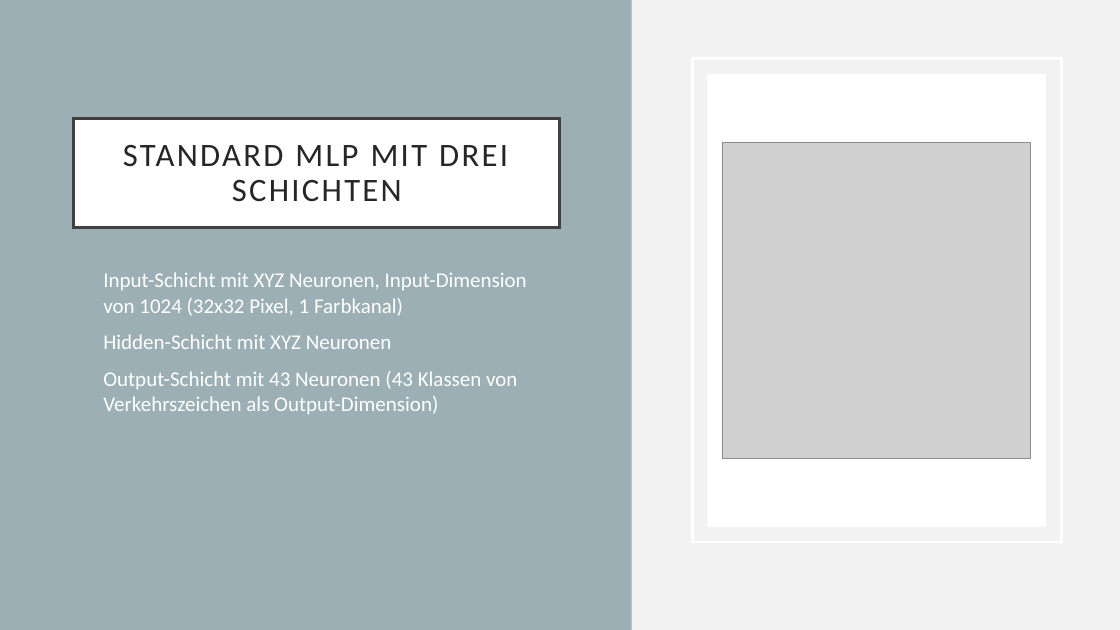
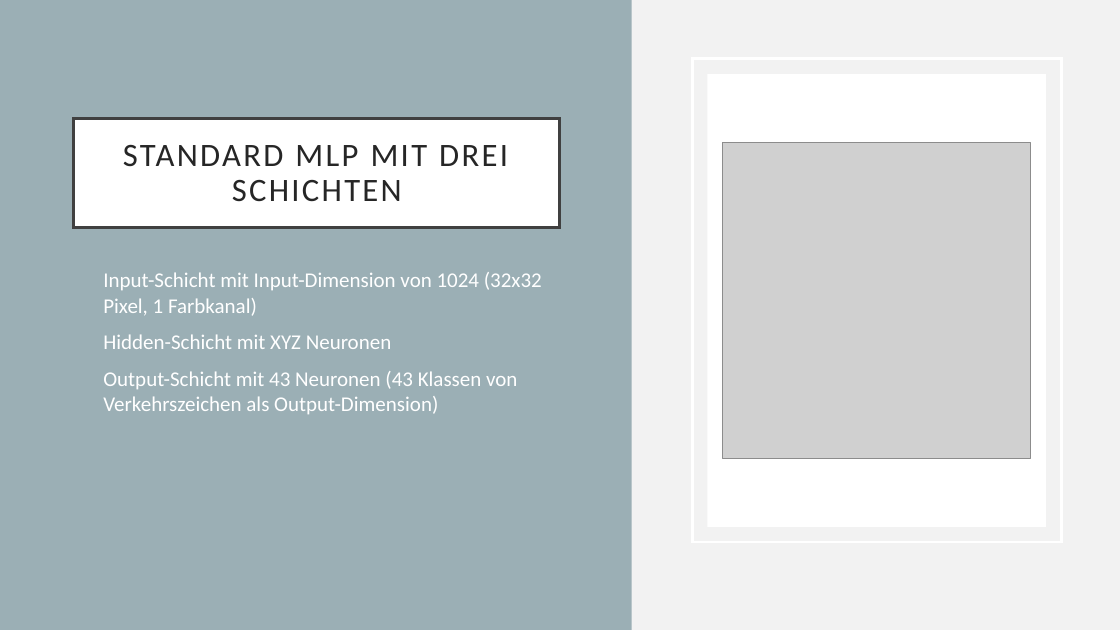
Before and after one commit to nmaaiken/neuro_modularbeit, a slide deck: slide 3 of Folien_Modularbeit.pptx. Drawn at 1120x630 pixels with LibreOffice and Linux fonts; fonts in the diff are those of the drawing; grey boxes stand for pictures. Boxes give left, top, right and bottom in pixels: in the first picture for what was removed or moved away, otherwise in the second. Text is boxed around its words. In the diff, an @@ line names an element or a change of style, - is before the commit and + after.

```diff
--- a/Folien_Modularbeit.pptx
+++ b/Folien_Modularbeit.pptx
@@ text at bbox=[103, 272, 542, 316]: text changed @@
-• Input-Schicht mit XYZ Neuronen, Input-Dimension von 1024 (32x32 Pixel, 1 Farbkanal)
+• Input-Schicht mit Input-Dimension von 1024 (32x32 Pixel, 1 Farbkanal)
```
Also in this commit, not shown: 1 other file.
